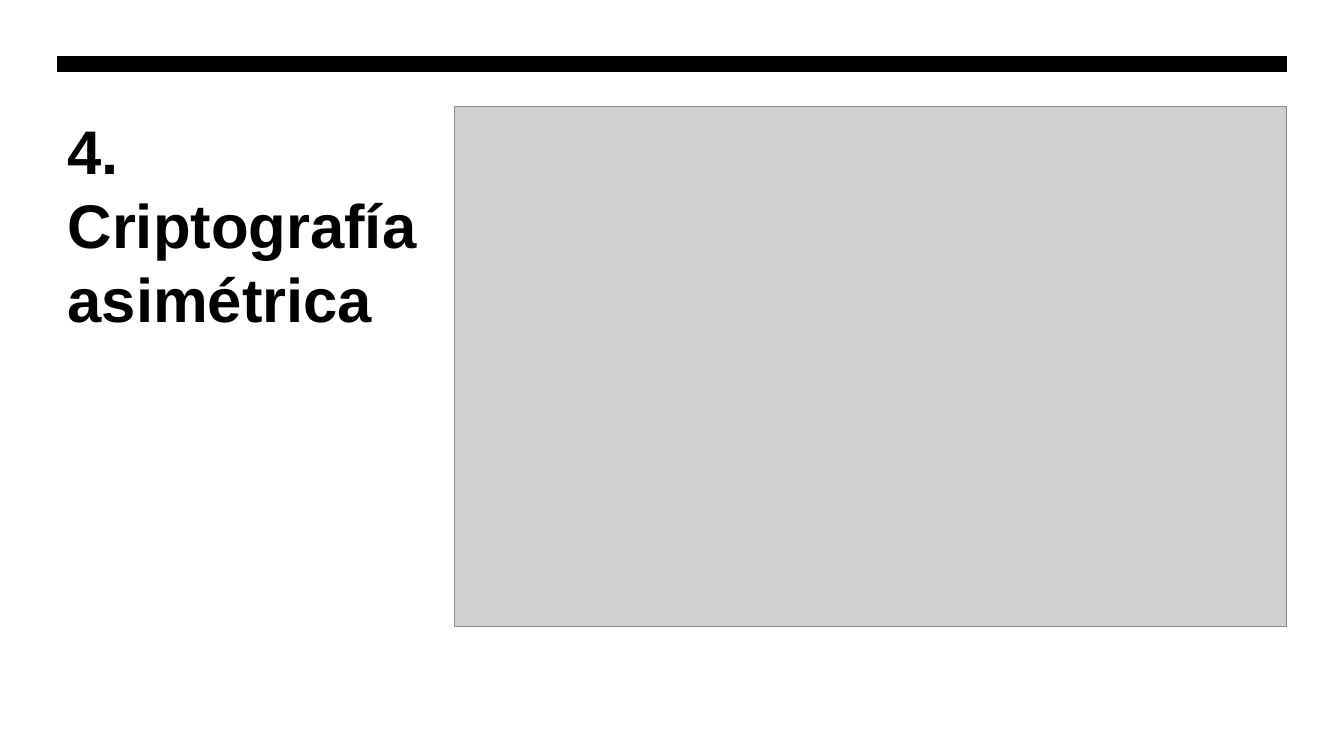
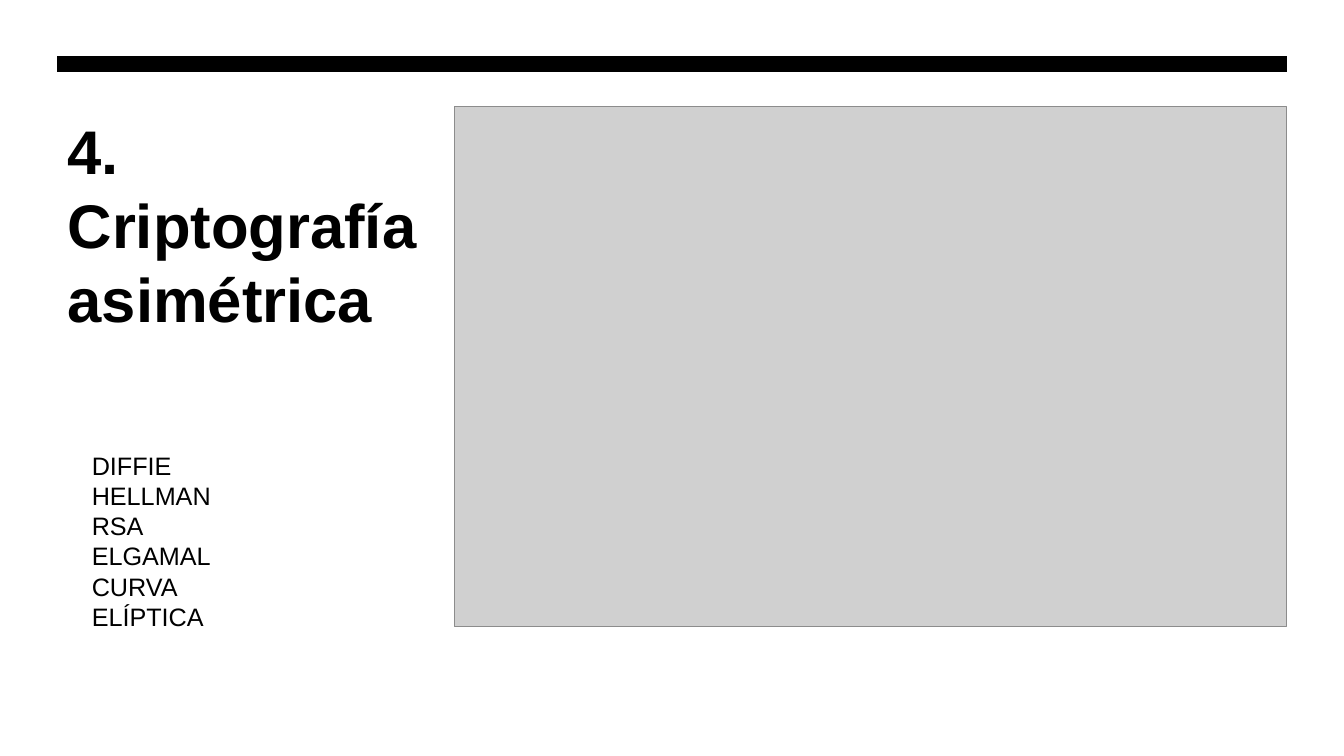
Before and after one commit to hombrefrustrado/criptografia-presentaci-n, a slide deck: slide 26 of criptografía teorica.pptx (slide 22 before the commit). Drawn at 1344x756 pixels with LibreOffice and Linux fonts; fonts in the diff are those of the drawing; grey boxes stand for pictures. Boxes give left, top, right and bottom in pixels: in the first picture for what was removed or moved away, otherwise in the second. Text is boxed around its words. In the diff, an @@ line names an element or a change of style, - is before the commit and + after.

```diff
--- a/criptografía teorica.pptx
+++ b/criptografía teorica.pptx
@@ rectangle removed at [0,0,1344,756] @@
@@ text added at [92,457,211,627], 18 pt, text #000000 @@
+DIFFIE HELLMAN
+RSA
+ELGAMAL
+CURVA ELÍPTICA
```
Also in this commit, not shown: 10 other slides changed, 9 slides added, 3 slides removed, 3 other files.
